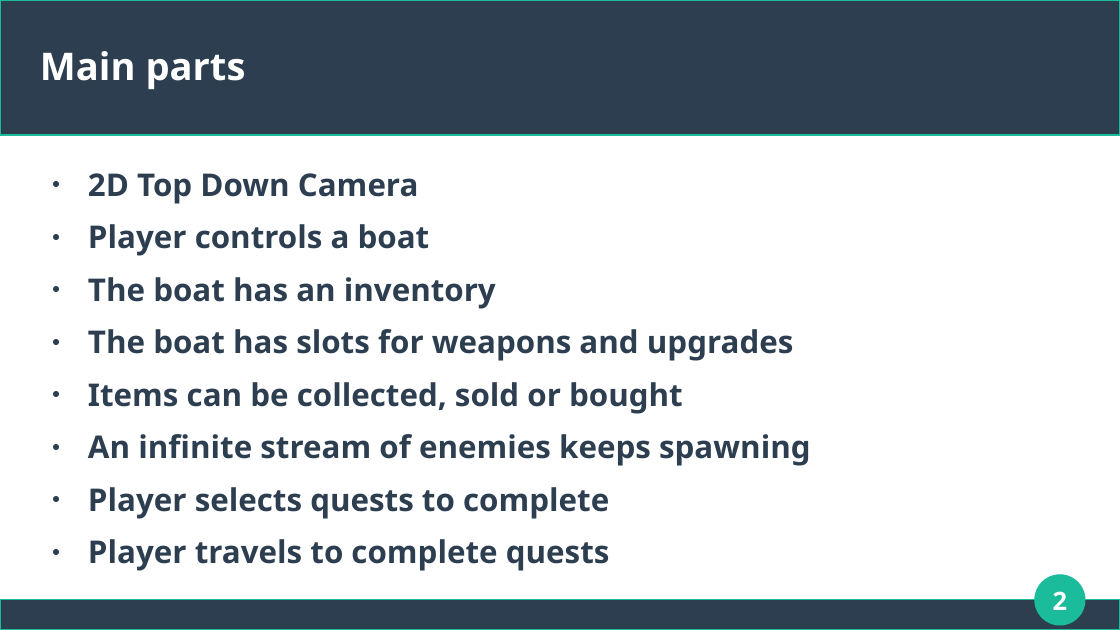
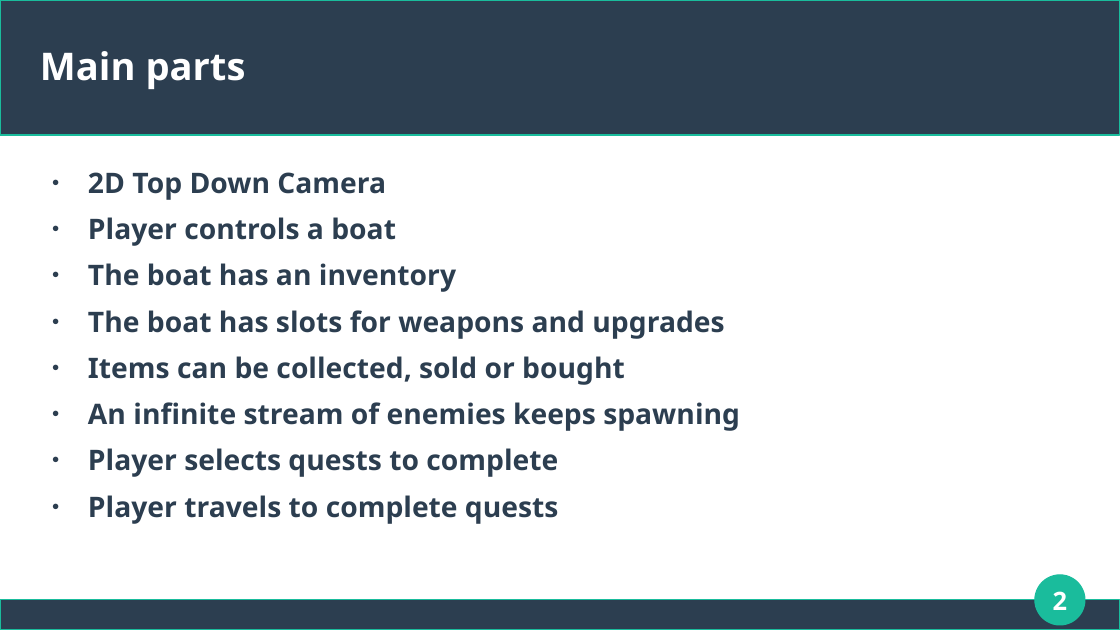
Before and after one commit to ktosox/Tool_Box_2, a slide deck: slide 2 of projects/vam-pirate_ship-vivors_2/GDD.odp. Drawn at 1120x630 pixels with LibreOffice and Linux fonts; fonts in the diff are those of the drawing. Boxes give left, top, right and bottom in pixels: in the first picture for what was removed or moved away, otherwise in the second. Text is boxed around its words. In the diff, an @@ line names an element or a change of style, - is before the commit and + after.

```diff
--- a/projects/vam-pirate_ship-vivors_2/GDD.odp
+++ b/projects/vam-pirate_ship-vivors_2/GDD.odp
@@ text "2D Top Down Camera" at box(88, 172, 740, 524): size 22.2 to 20 pt; less space between paragraphs @@
```
Also in this commit, not shown: 4 other slides changed, 1 slide added, 5 other files.
